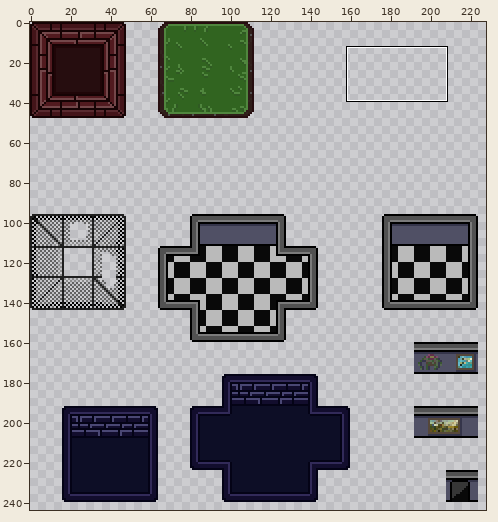
Edited in one commit: sprite sheet (tilemap.png). Above: a wide view before the commit, with the close-up outlined.
Close-up. Earlier state:
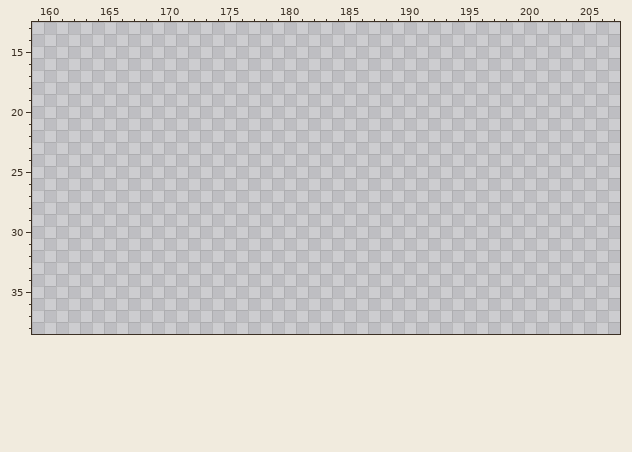
The file is 256x256 pixels. Colours within 5 levels of each other are drawn and written as one. Shown: x 159..207, y 13..38. The wide view leaves out empty margins.
The same view after the edit:
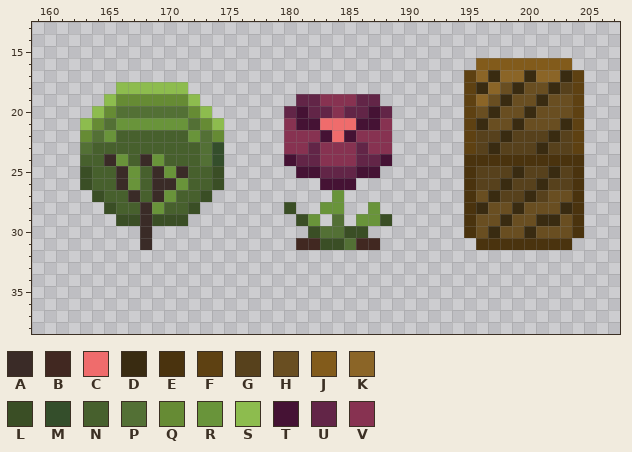
Palette (. is transparent): A #3a2b27  B #412821  C #ef6c6c  D #392b11  E #4a330e  F #5e4112  G #57411c  H #694e21  J #825b1b  K #8b6527  L #3a4e25  M #344e2b  N #47602d  P #537035  Q #668b34  R #69943a  S #8dbc4e  T #451234  U #622547  V #873251
Changes in this commit:
{"y":16,"x":196,"old":"........","new":"JJJJJJJJ"}
{"y":17,"x":195,"old":"..........","new":"FKDKKDKKDF"}
{"y":18,"x":166,"old":"......","new":"SSSSSS"}
{"y":18,"x":195,"old":"..........","new":"FDKHDHHDGF"}
{"y":19,"x":165,"old":"........","new":"SQQQQQQS"}
{"y":19,"x":181,"old":".......","new":"UUVVVUU"}
{"y":19,"x":195,"old":"..........","new":"FKHDHHDHHF"}
{"y":20,"x":164,"old":"..........","new":"SQPPPPPPQS"}
{"y":20,"x":180,"old":".........","new":"UTUUVUUTU"}
{"y":20,"x":195,"old":"..........","new":"FHDHHDHHHF"}
{"y":21,"x":163,"old":"............","new":"SQPRRRRRRPQS"}
{"y":21,"x":180,"old":".........","new":"VTTCCCTTV"}
{"y":21,"x":195,"old":"..........","new":"FDHHDHHHDF"}
{"y":22,"x":163,"old":"............","new":"QPRNNNNNNRPQ"}
{"y":22,"x":180,"old":".........","new":"VVVTCTVVV"}
{"y":22,"x":195,"old":"..........","new":"FGGDGGGDGF"}
{"y":23,"x":163,"old":"............","new":"PNNNNNNNNNPM"}
{"y":23,"x":180,"old":".........","new":"VVUVVVUVV"}
{"y":23,"x":195,"old":"..........","new":"FGDGGGDGGF"}
{"y":24,"x":163,"old":"............","new":"NNARNARNNNPM"}
{"y":24,"x":180,"old":".........","new":"TUUVVVUUT"}
{"y":24,"x":195,"old":"..........","new":"EEEEEEEEEE"}
{"y":25,"x":163,"old":"............","new":"LNNARNARANNL"}
{"y":25,"x":181,"old":".......","new":"TTUUUTT"}
{"y":25,"x":195,"old":"..........","new":"EGGGDGGDGE"}
{"y":26,"x":163,"old":"............","new":"LNNARNAARNNL"}
{"y":26,"x":183,"old":"...","new":"TTT"}
{"y":26,"x":195,"old":"..........","new":"EGGDGGDGGE"}
{"y":27,"x":164,"old":"..........","new":"LNNANARNNL"}
{"y":27,"x":184,"old":".","new":"R"}
{"y":27,"x":195,"old":"..........","new":"EHDGGDGHHE"}
{"y":28,"x":165,"old":"........","new":"LNNARNNL"}
{"y":28,"x":180,"old":".","new":"L"}
{"y":28,"x":183,"old":"..","new":"RR"}
{"y":28,"x":187,"old":".","new":"R"}
{"y":28,"x":195,"old":"..........","new":"EDHHDHHHDE"}
{"y":29,"x":166,"old":"......","new":"LLALLL"}
{"y":29,"x":181,"old":"..","new":"LR"}
{"y":29,"x":184,"old":".","new":"P"}
{"y":29,"x":186,"old":"...","new":"RRL"}
{"y":29,"x":195,"old":"..........","new":"EHHDHHDDHE"}
{"y":30,"x":168,"old":".","new":"A"}
{"y":30,"x":182,"old":".....","new":"LPPLL"}
{"y":30,"x":195,"old":"..........","new":"EHDHHDHHHE"}
{"y":31,"x":168,"old":".","new":"A"}
{"y":31,"x":181,"old":".......","new":"BBLLPBB"}
{"y":31,"x":196,"old":"........","new":"EEEEEEEE"}
{"label":"added","picture_box":[464,58,584,250]}
{"label":"added","picture_box":[80,82,224,250]}
{"label":"added","picture_box":[284,94,392,250]}
